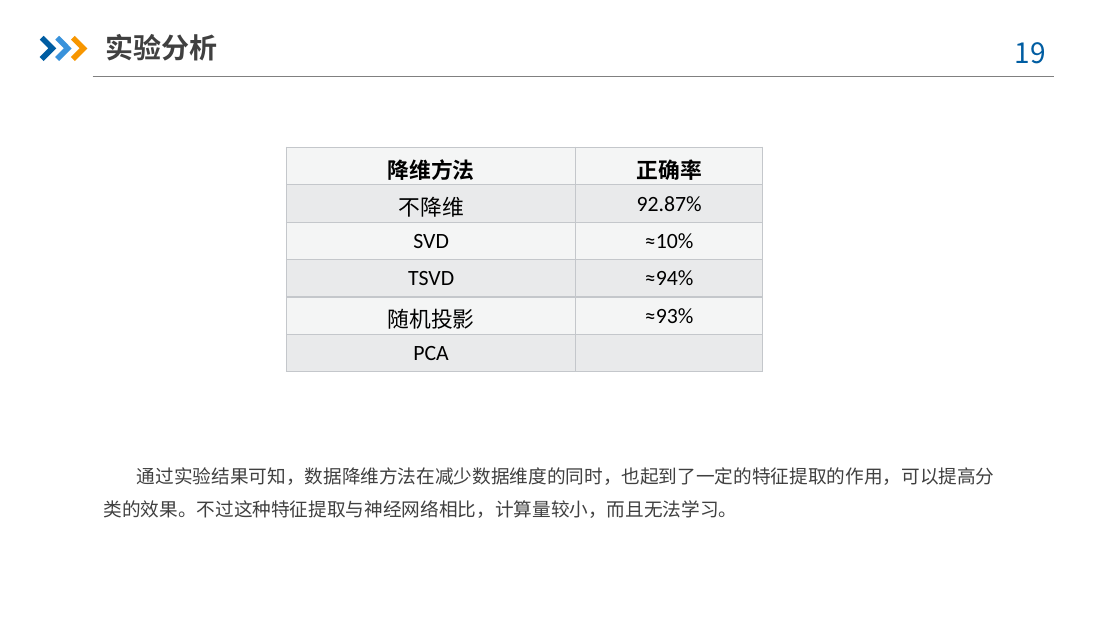
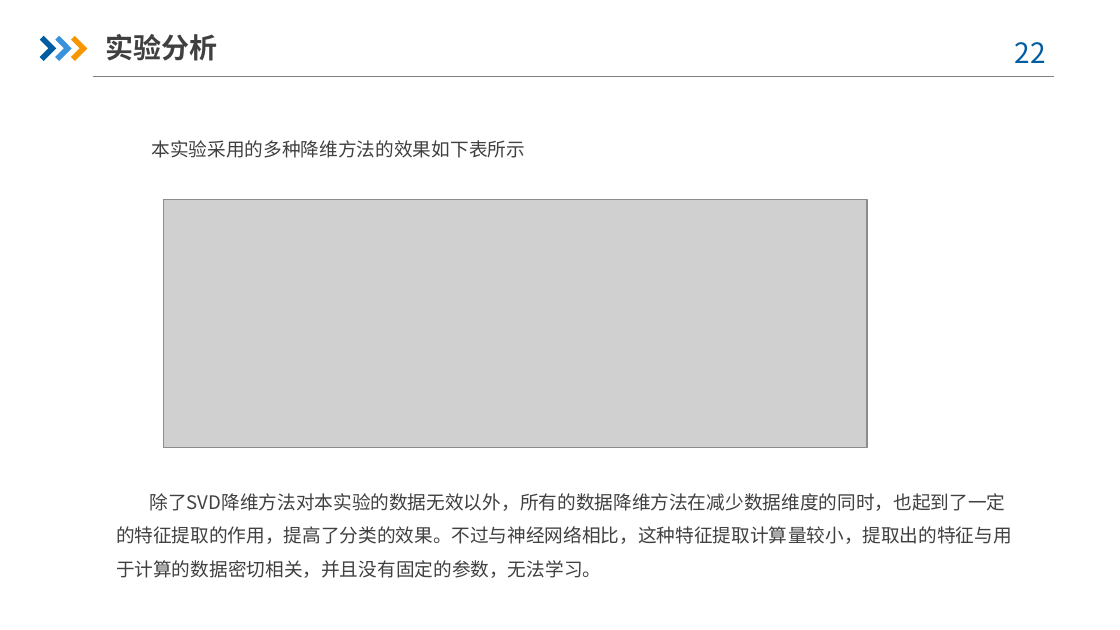
Before and after one commit to JT-Wong/course_homework, a slide deck: slide 22 of 数据科学基础/数据降维方法.pptx (slide 19 before the commit). Drawn at 1120x630 pixels with LibreOffice and Linux fonts; fonts in the diff are those of the drawing; grey boxes stand for pictures; background and template pictures are left out. Boxes give left, top, right and bottom in pixels: in the first picture for what was removed or moved away, otherwise in the second. Text is boxed around its words. In the diff, an @@ line names an element or a change of style, - is before the commit and + after.

```diff
--- a/数据科学基础/数据降维方法.pptx
+++ b/数据科学基础/数据降维方法.pptx
@@ page number at (1015,42,1046,63): text changed @@
-19
+22
@@ text added at (152,140,525,158), 12 pt, text #404040 @@
+本实验采用的多种降维方法的效果如下表所示
@@ table removed at (287,148,763,372), 6 rows, 2 columns @@
-降维方法 | 正确率
-不降维 | 92.87%
-SVD | ≈10%
-TSVD | ≈94%
-随机投影 | ≈93%
-PCA | 
@@ picture added at (164,199,867,447) @@
@@ text at (116,493,1012,578): text changed @@
-通过实验结果可知，数据降维方法在减少数据维度的同时，也起到了一定的特征提取的作用，可以提高分类的效果。不过这种特征提取与神经网络相比，计算量较小，而且无法学习。
+除了SVD降维方法对本实验的数据无效以外，所有的数据降维方法在减少数据维度的同时，也起到了一定的特征提取的作用，提高了分类的效果。不过与神经网络相比，这种特征提取计算量较小，提取出的特征与用于计算的数据密切相关，并且没有固定的参数，无法学习。
```
Also in this commit, not shown: 5 other slides changed, 3 slides added, 11 other files.
